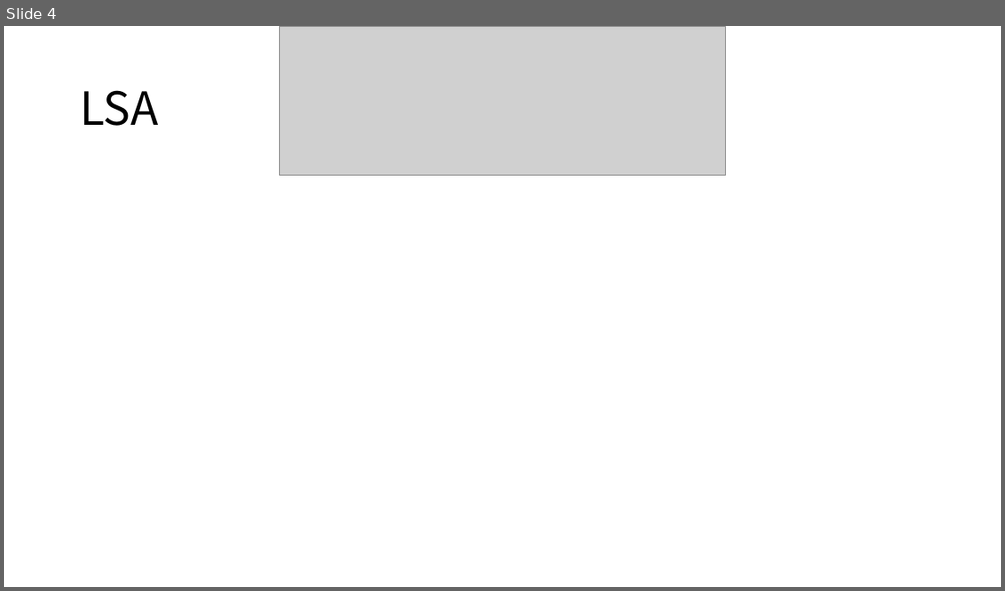
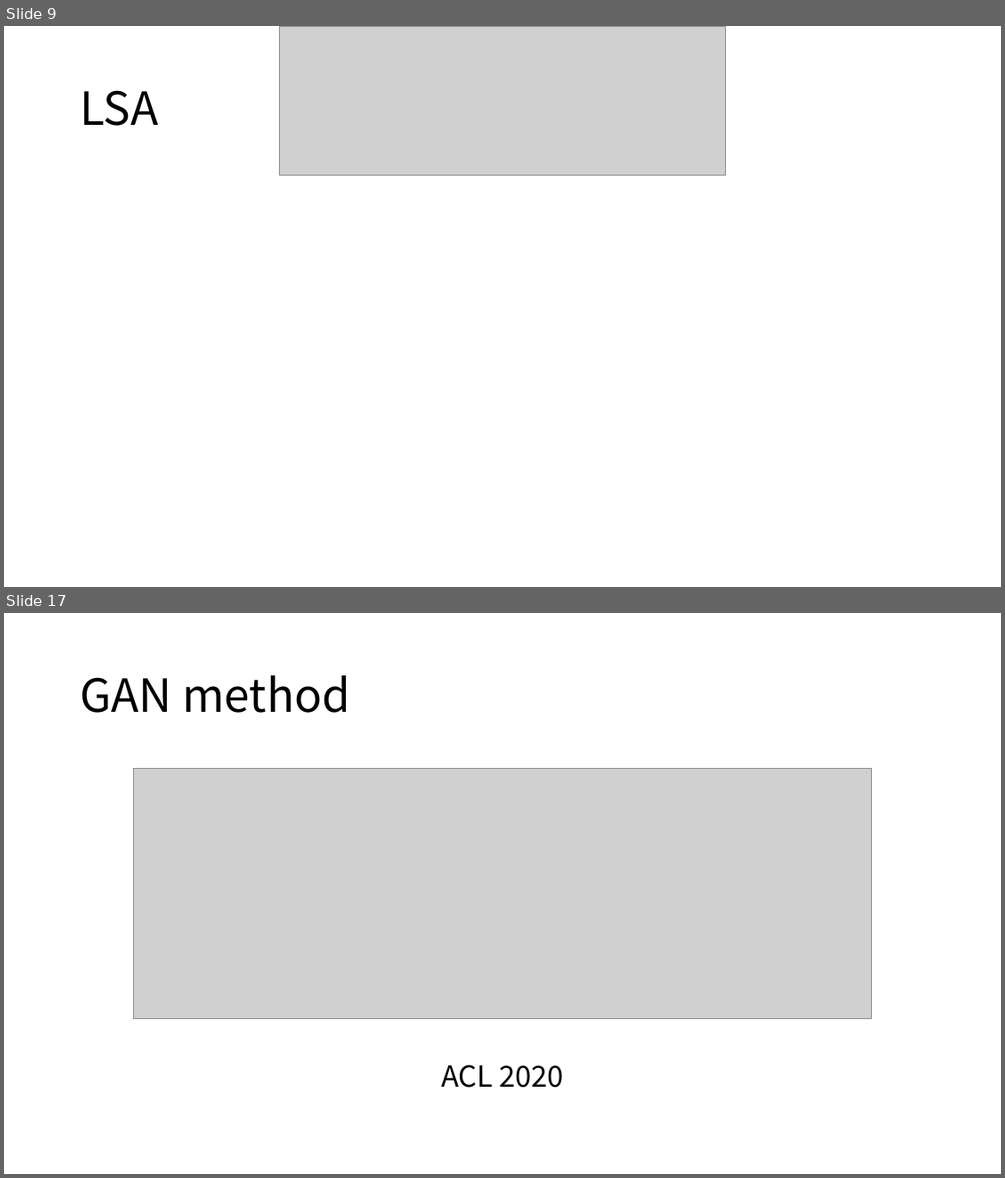
Before and after one commit to namespace-Pt/Topical, a slide deck: docs/Topic Modeling.pptx. Shown one above the other, each under a label of ours: slide 4 before the commit, slides 9 and 17 after it; the slides between them are not shown. The pictures are 1005x591 and 1005x1178 pixels, drawn with LibreOffice and Linux fonts; fonts in the diff are those of the drawing; grey boxes stand for pictures. Boxes give left, top, right and bottom in pixels: in the first picture for what was removed or moved away, otherwise in the second. Text is boxed around its words. In the diff, an @@ line names an element or a change of style, - is before the commit and + after.

```diff
--- a/docs/Topic Modeling.pptx
+++ b/docs/Topic Modeling.pptx
@@ slide 17 added at (x1=4, y1=613, x2=1001, y2=1174), background #FFFFFF @@
@@ title added at (x1=80, y1=675, x2=350, y2=713), 44 pt, text #000000 @@
+GAN method
@@ picture added at (x1=133, y1=768, x2=871, y2=1018) @@
@@ text added at (x1=441, y1=1064, x2=564, y2=1087), 28 pt, text #000000 @@
+ACL 2020
@@ what was slide 4 is now slide 9 @@
```
Also in this commit, not shown: 4 slides changed, 12 other slides added, 2 slides removed, 1 other file.
